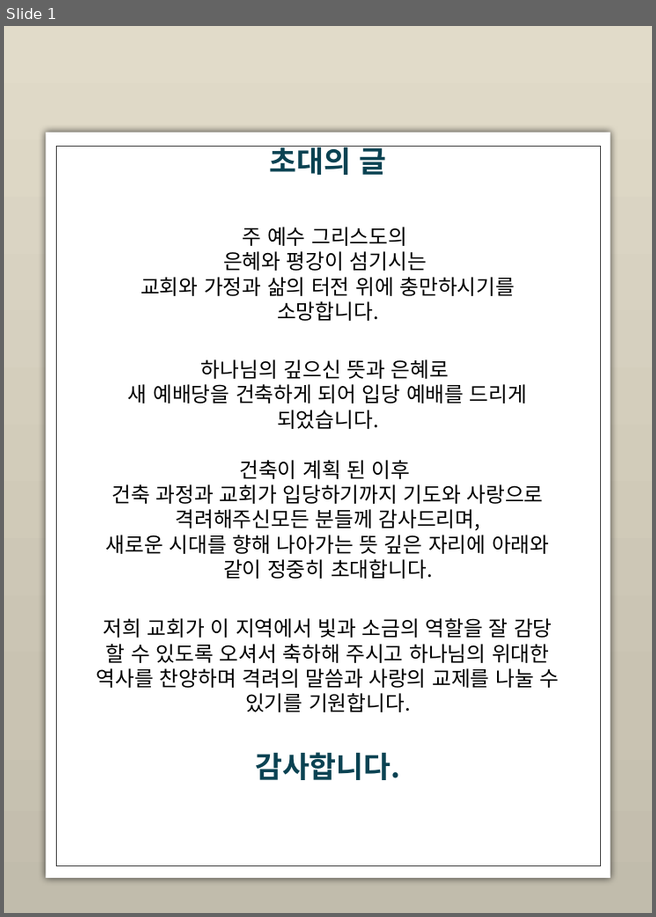
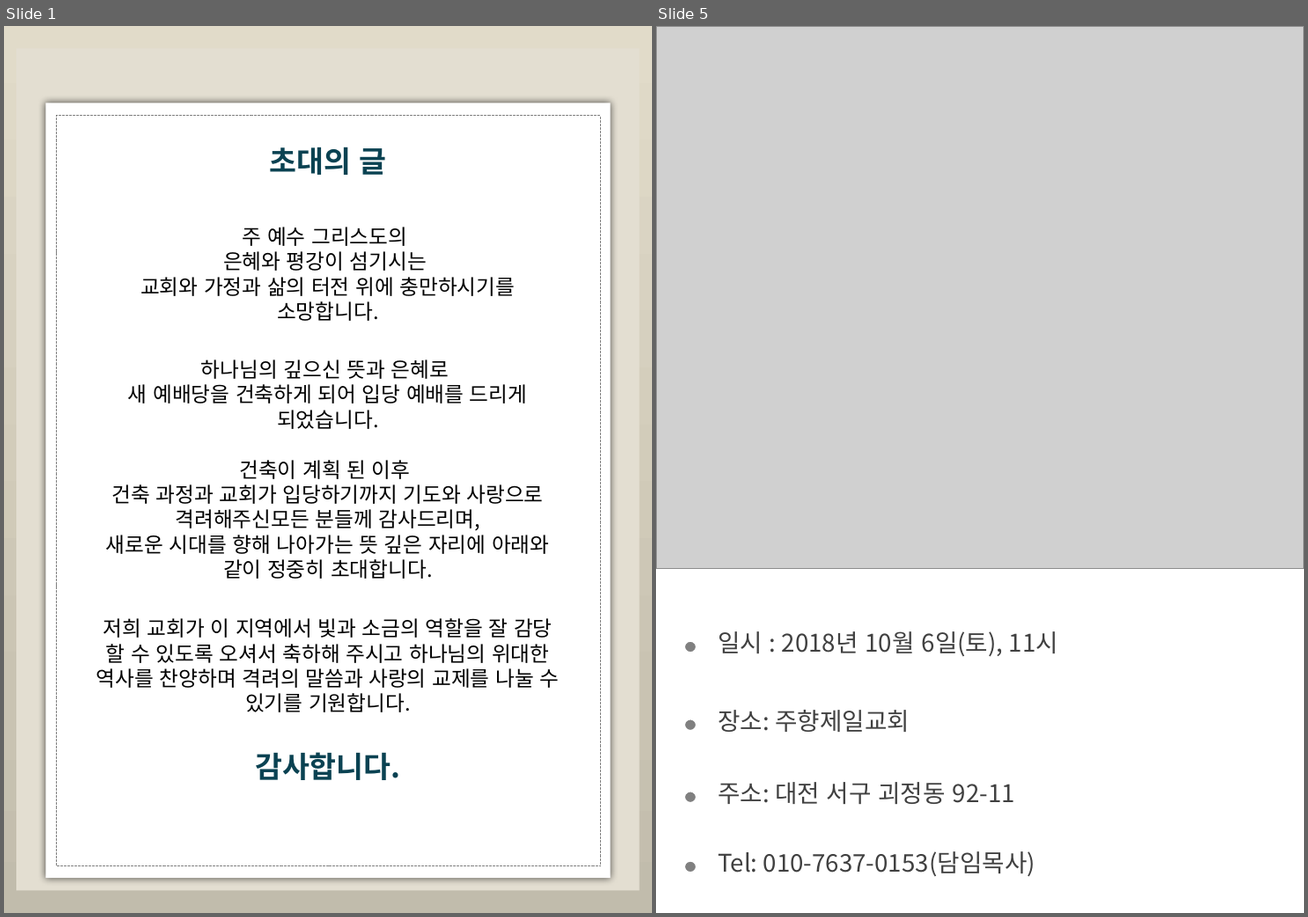
Before and after one commit to jlife0113/juhyang, a slide deck: doc/프레젠테이션1.pptx. Shown side by side, each under a label of ours: slide 1 before the commit, slides 1 and 5 after it; the slides between them are not shown. The pictures are 656x917 and 1308x917 pixels, drawn with LibreOffice and Linux fonts; fonts in the diff are those of the drawing; grey boxes stand for pictures; background and template pictures are left out. Boxes give left, top, right and bottom in pixels: in the first picture for what was removed or moved away, otherwise in the second. Text is boxed around its words. In the diff, an @@ line names an element or a change of style, - is before the commit and + after.

```diff
--- a/doc/프레젠테이션1.pptx
+++ b/doc/프레젠테이션1.pptx
@@ slide 5 added at bbox=[656, 26, 1304, 913], background #FFFFFF @@
@@ picture added at bbox=[656, 26, 1304, 569] @@
@@ text added at bbox=[718, 631, 1058, 657], 14 pt, text #404040 @@
+일시 : 2018년 10월 6일(토), 11시
@@ ellipse added at bbox=[685, 640, 697, 651], fill #808080, outline #FFFFFF 1 pt @@
@@ text added at bbox=[718, 710, 909, 732], 14 pt, text #404040 @@
+장소: 주향제일교회
@@ ellipse added at bbox=[685, 719, 697, 730], fill #808080, outline #FFFFFF 1 pt @@
@@ ellipse added at bbox=[685, 790, 697, 801], fill #808080, outline #FFFFFF 1 pt @@
@@ text added at bbox=[718, 782, 1015, 804], 14 pt, text #404040 @@
+주소: 대전 서구 괴정동 92-11
@@ ellipse added at bbox=[685, 860, 697, 871], fill #808080, outline #FFFFFF 1 pt @@
@@ text added at bbox=[718, 851, 1035, 877], 14 pt, text #404040 @@
+Tel: 010-7637-0153(담임목사)
@@ slide 1 changed as well @@
@@ rectangle added at bbox=[16, 49, 639, 890], fill #E3DED1 @@
@@ rectangle: place and size @@
-rectangle at bbox=[45, 132, 609, 878]
+rectangle at bbox=[45, 103, 609, 876]
@@ rectangle: place and size @@
-rectangle at bbox=[57, 146, 601, 865]
+rectangle at bbox=[57, 116, 601, 866]
@@ rectangle at bbox=[57, 116, 601, 866]: outline #404040 0.5 pt to #808080 0.5 pt dashed @@
```
Also in this commit, not shown: 2 other slides changed, 4 other slides added, 3 slides removed, 5 other files.
